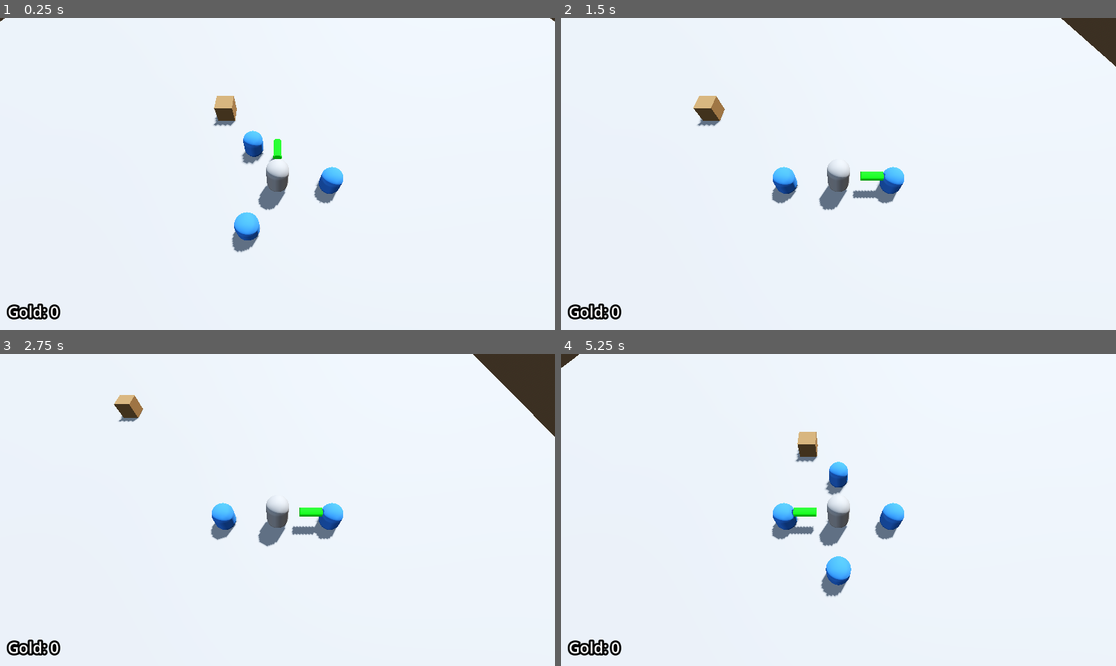
Above: before the commit, frames 1-4 (two rows, left to right).
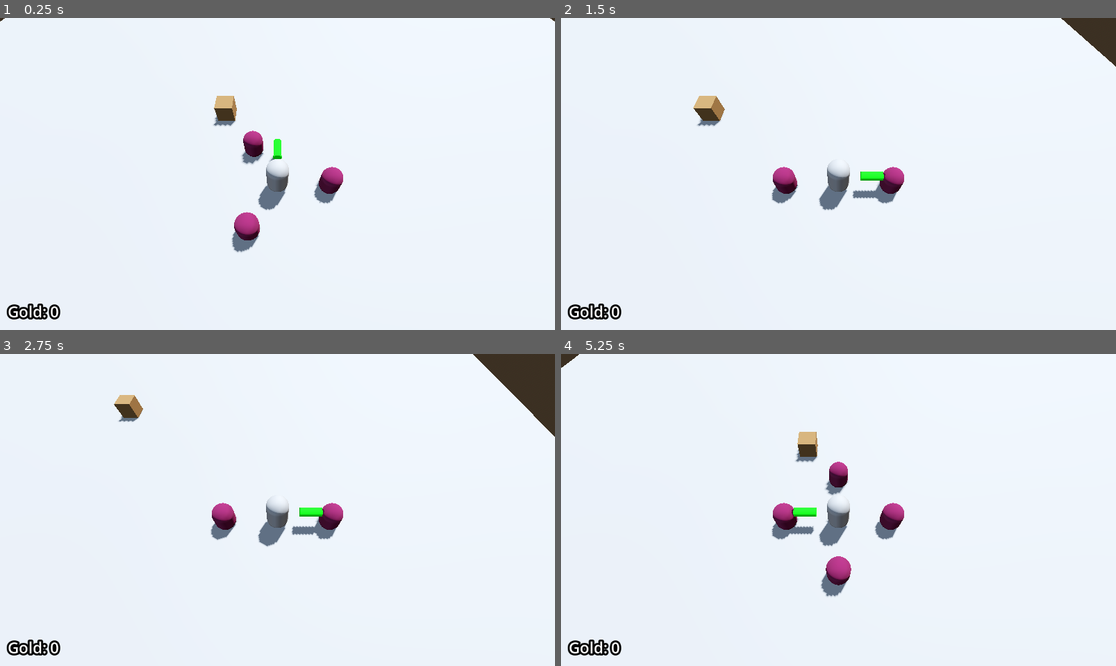
Above: after the commit, the same moments.

Repository: Ra-vanTech/ProjectBoozeArmy
Game: Godot game, scene res://Escena1_BoozeArmy.tscn
Same seed, same stepped clock (60 frames per second), same inputs: the game is played once before the commit and once after it.
Inputs (mouse positions are in pixels of both pictures, inside the frame that each line leads up to):
- Up to frame 1 (0.25 s): no input
- Up to frame 2 (1.5 s): tap Enter at 0.5 s; move the mouse to (960, 158) at 0.52 s; hold D (move_right) 0.53-1.28 s; tap Q (despawn_dwarf) at 0.6 s; tap Space (jump) at 0.77 s; move the mouse to (727, 189) at 1.27 s; hold S (move_back) from 1.28 s (still down); right-click (727, 189) at 1.35 s
- Up to frame 3 (2.75 s): tap Space (jump) at 1.52 s; move the mouse to (333, 441) at 2.02 s; release S (move_back) at 2.03 s; hold D (move_right) from 2.03 s (still down); tap E (spawn_dwarf) at 2.1 s
- Up to frame 4 (5.25 s): move the mouse to (810, 572) at 2.77 s; release D (move_right) at 2.78 s; hold W (move_forward) 2.78-3.5 s; tap Q (despawn_dwarf) at 2.85 s; tap Space (jump) at 3.02, 4.25, 4.52 s; click "Reiniciar" at 3.5 s; move the mouse to (1005, 556) at 4.27 s; hold A (move_left) from 4.28 s (still down); right-click (1005, 556) at 4.35 s; move the mouse to (672, 463) at 5.02 s; tap E (spawn_dwarf) at 5.1 s

The runs differ from the first frame. In frame 1, 0.9% of the frame differs, in the area x 42-62%, y 36-72%; in frame 2, 0.6%; in frame 3, 0.6%; in frame 4, 1.1%, in the area x 38-62%, y 34-75%.

Commit message:
feat: se agergo el script para el enano cervecero, tambien se le agrego un nodo timer de ebriedad

Diff:
--- a/entities/player/dwarves/scenes/enano_cervecero.tscn
+++ b/entities/player/dwarves/scenes/enano_cervecero.tscn
@@ -1,6 +1,6 @@
 [gd_scene format=3 uid="uid://muuepog8h6pe"]
 
-[ext_resource type="Script" uid="uid://ds5nfvcmie7r6" path="res://entities/player/dwarves/scripts/enano_base.gd" id="1_8275o"]
+[ext_resource type="Script" uid="uid://bgbwl0u4qvv80" path="res://entities/player/dwarves/scripts/enano_cervecero.gd" id="1_8275o"]
 [ext_resource type="Script" uid="uid://u7hnmfdjwvy3" path="res://core/managers/state/state_machine.gd" id="2_wpo0u"]
 [ext_resource type="Script" uid="uid://d3j0t7xiu6inn" path="res://entities/player/dwarves/state/DwarfIdleState.gd" id="3_d0xrb"]
 [ext_resource type="Script" uid="uid://dc3dcpla013u2" path="res://entities/player/dwarves/state/DwarfAttackState.gd" id="4_yqryp"]
@@ -9,13 +9,15 @@
 height = 1.55
 
 [sub_resource type="StandardMaterial3D" id="StandardMaterial3D_r00mm"]
-albedo_color = Color(0.39968616, 0.7559482, 0.23679131, 1)
+albedo_color = Color(0.4, 0.06666667, 0.24313726, 1)
 
 [sub_resource type="SphereShape3D" id="SphereShape3D_oppef"]
 radius = 1.5
 
-[node name="EnanoBase" type="CharacterBody3D" unique_id=1614007922]
+[node name="EnanoCervecero" type="CharacterBody3D" unique_id=1614007922]
 script = ExtResource("1_8275o")
+damage = 5.0
+cooldown_base = 1.5
 
 [node name="MeshInstance3D" type="MeshInstance3D" parent="." unique_id=741214329]
 transform = Transform3D(1, 0, 0, 0, 1, 0, 0, 0, 1, 0, 0.56944263, 0)
@@ -41,3 +43,6 @@
 
 [node name="DwarfAttackState" type="Node" parent="StateMachine" unique_id=653698306]
 script = ExtResource("4_yqryp")
+
+[node name="TimerEbriedad" type="Timer" parent="." unique_id=1725282637]
+autostart = true
--- a/entities/player/dwarves/scripts/dwarf_system.gd
+++ b/entities/player/dwarves/scripts/dwarf_system.gd
@@ -4,7 +4,7 @@
 signal enano_eliminado(enanos_id: int)
 
 #Precargar la escena del enano para instanciarla en tiempo de ejecucion.
-const ENANO_SCENE: PackedScene = preload("res://entities/player/dwarves/scenes/enano_guerrero.tscn")
+const ENANO_SCENE: PackedScene = preload("res://entities/player/dwarves/scenes/enano_cervecero.tscn")
 
 #configuracion (enanos iniciales, maximo de enanos y radio de formacion)
 @export var initial_dwarves: int = 3
--- /dev/null
+++ b/entities/player/dwarves/scripts/enano_cervecero.gd
@@ -0,0 +1,21 @@
+class_name EnanoCervecero extends EnanoBase
+
+const EBRIEDAD_SEGUNDO: float = 2.0
+
+@onready var timer_ebriedad: Timer = $TimerEbriedad
+
+func _ready() -> void:
+	timer_ebriedad.timeout.connect(_generar_ebriedad)
+	super._ready()
+
+
+# MOCKUP para simular el estado de ebriedad en el enano
+func _generar_ebriedad() -> void:
+	print("[EnanoCervecero] Genera %.1f ebriedad (MOCKUP)" % EBRIEDAD_SEGUNDO)
+
+
+# Sobrescribe el modificador de ebriedad de EnanoBase
+# MOCKUP: devuelve 1.0 hasta que exista EbriedadComponet, tambien esta en enano base
+# TODO: return ebriedad_component.get_modificador_daño()
+func obtener_modificador_ebriedad() -> float:
+	return 1.0
